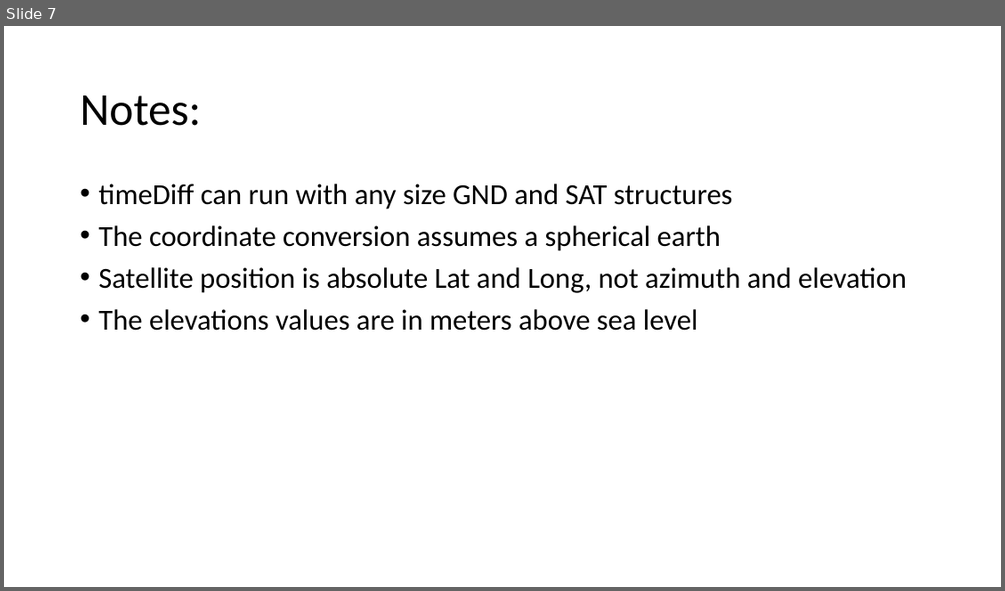
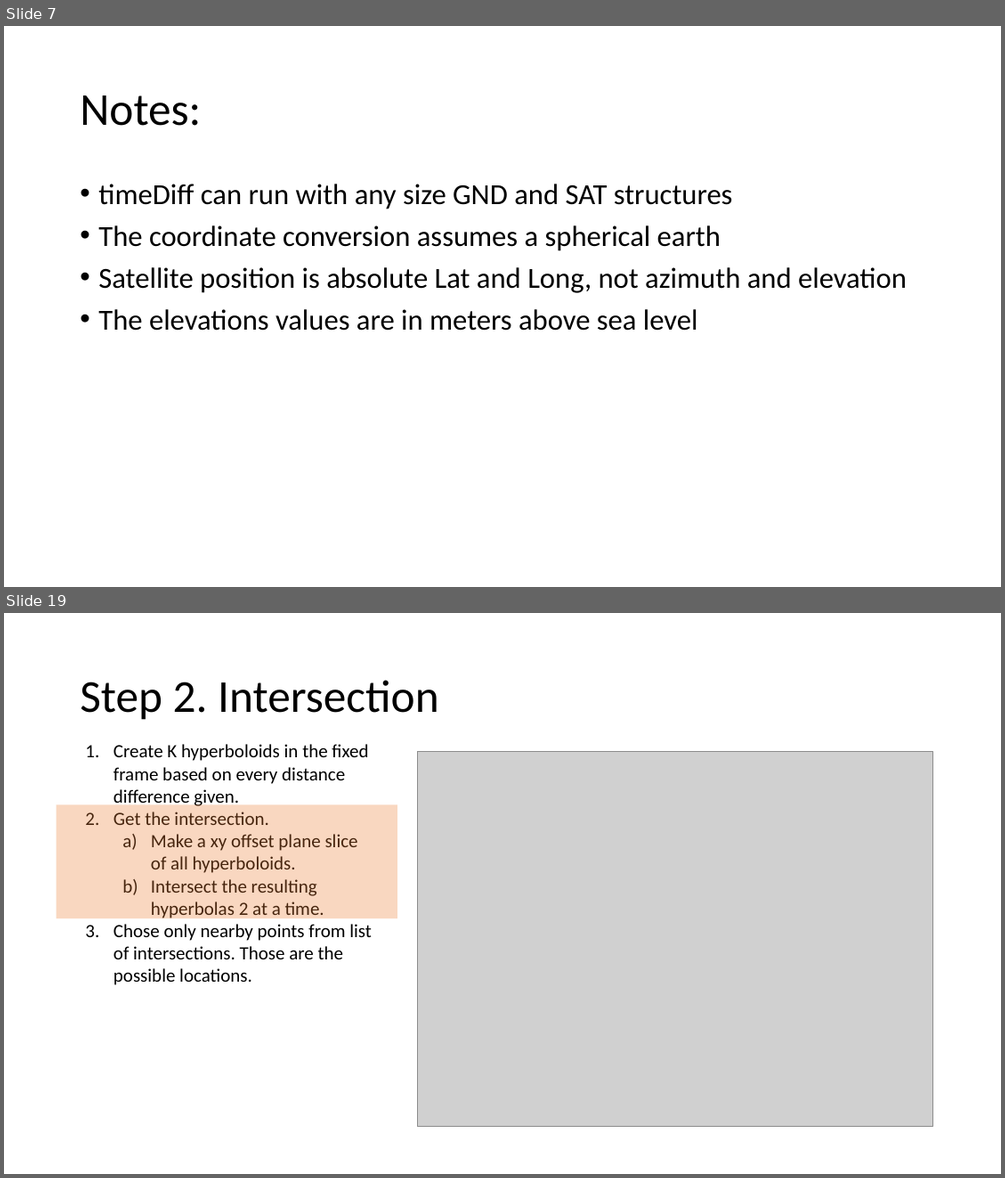
Before and after one commit to MSD-LASSO/FeasibilityStudies, a slide deck: TdoaSim/TDoA Flowchart.pptx. Shown one above the other, each under a label of ours: slide 7 before the commit, slides 7 and 19 after it; the slides between them are not shown. The pictures are 1005x591 and 1005x1178 pixels, drawn with LibreOffice and Linux fonts; fonts in the diff are those of the drawing; grey boxes stand for pictures. Boxes give left, top, right and bottom in pixels: in the first picture for what was removed or moved away, otherwise in the second. Text is boxed around its words. In the diff, an @@ line names an element or a change of style, - is before the commit and + after.

```diff
--- a/TdoaSim/TDoA Flowchart.pptx
+++ b/TdoaSim/TDoA Flowchart.pptx
@@ slide 19 added at <box>4,613,1001,1174</box>, background #FFFFFF @@
@@ title added at <box>80,680,439,720</box>, 44 pt, text #000000 @@
+Step 2. Intersection
@@ text added at <box>113,744,372,985</box>, 18 pt, text #000000 @@
+1. Create K hyperboloids in the fixed frame based on every distance difference given.
+2. Get the intersection.
+  a) Make a xy offset plane slice of all hyperboloids.
+  b) Intersect the resulting hyperbolas 2 at a time.
+3. Chose only nearby points from list of intersections. Those are the possible locations.
@@ picture added at <box>418,751,933,1126</box> @@
@@ rectangle added at <box>57,804,397,918</box>, fill #ED7D31 at 30% opacity @@
```
Also in this commit, not shown: 30 other slides added, 7 other files.
